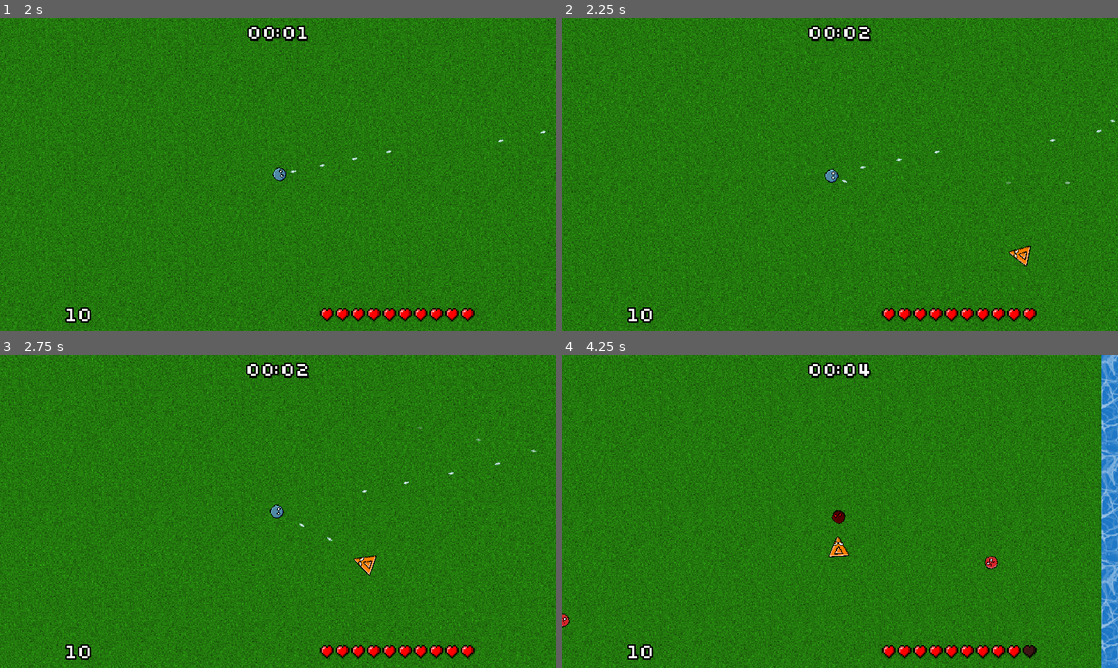
Above: before the commit, frames 1-4 (two rows, left to right).
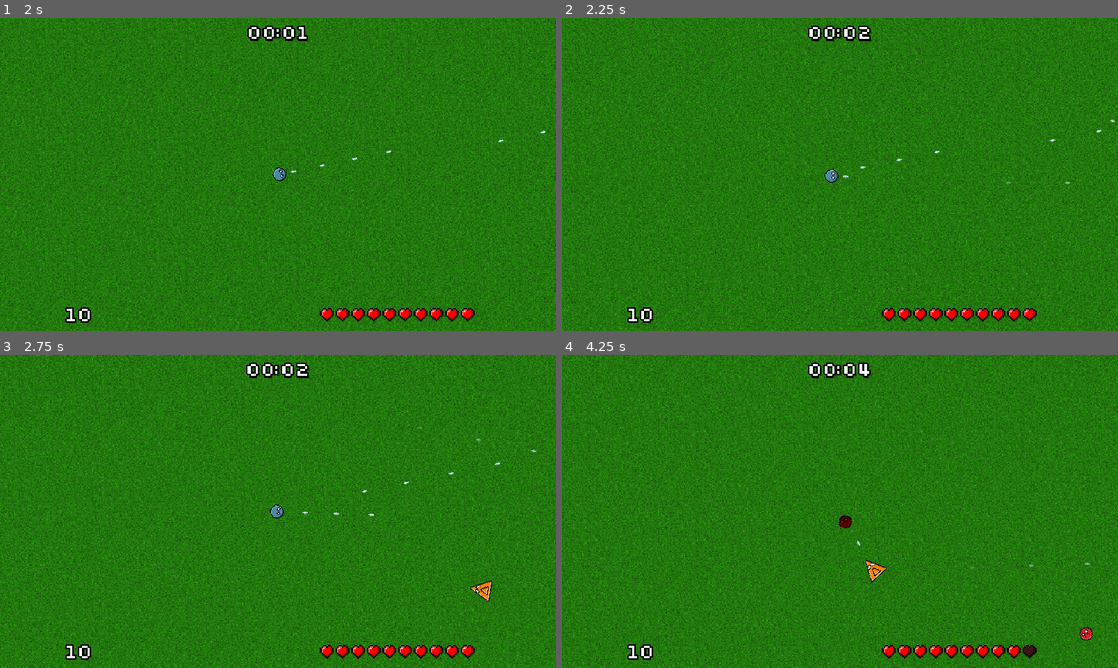
Above: after the commit, the same moments.

Repository: veprogames/top-down-incremental
Game: Godot game, scene res://level/level.tscn
The game is run twice, just before and just after one commit, with the same random seed, the same clock (stepped at 60 frames per second) and the same inputs.
Inputs (mouse positions are in pixels of both pictures, inside the frame that each line leads up to):
- Up to frame 1 (2 s): move the mouse to (305, 174) at 0.52 s; move the mouse to (250, 174) at 1.27 s
- Up to frame 2 (2.25 s): move the mouse to (851, 168) at 2.02 s
- Up to frame 3 (2.75 s): no input
- Up to frame 4 (4.25 s): move the mouse to (834, 517) at 2.77 s; move the mouse to (878, 514) at 3.52 s

Frame 1 is identical in both runs. In frame 2, 0.2% of the frame differs, in the area x 50-85%, y 50-80%; in frame 3, 0.3%; in frame 4, 32%, in the area x 0-100%, y 0-100%.

Commit message:
spawn gems on enemy death, player gem magnet, spawner tweaks

Diff:
--- a/enemy/enemy.gd
+++ b/enemy/enemy.gd
@@ -50,10 +50,25 @@
 	if current_hp <= 0:
 		Events.enemy_died.emit(self)
 		queue_free()
+		spawn_gems.call_deferred()
 
 
 func shoot(bullet: BulletEnemy) -> void:
 	get_tree().current_scene.add_child(bullet)
+
+
+func spawn_gems() -> void:
+	var count: int = randi_range(4, 8)
+	for i: int in count:
+		var v: Vector2 = velocity - knockback_velocity
+		var vel: Vector2 = v.normalized() * randf_range(30, 70)
+		vel += v * randf_range(0.5, 1.5)
+		vel *= -1
+		vel = vel.rotated(randf_range(-PI / 6, PI / 6))
+
+		var gem: Gem = Gem.create_with_velocity(color, vel)
+		gem.position = global_position
+		get_tree().current_scene.add_child(gem)
 
 
 func _on_visible_on_screen_notifier_2d_screen_exited() -> void:
--- /dev/null
+++ b/gem/gem.gd
@@ -0,0 +1,57 @@
+class_name Gem
+extends Area2D
+
+static var GemScene: PackedScene = preload("res://gem/gem.tscn")
+
+const FRICTION: float = 3
+
+var velocity: Vector2 = Vector2.ZERO
+
+## attracted by this node
+var magnet: Node2D
+
+@export var color: Color : set = _set_color
+
+@onready var sprite_2d: Sprite2D = $Sprite2D
+
+
+func _set_color(col: Color) -> void:
+	if not is_node_ready():
+		await ready
+	sprite_2d.modulate = col
+	color = col
+
+
+func _physics_process(delta: float) -> void:
+	position += velocity * delta
+
+	if is_instance_valid(magnet):
+		var distance: Vector2 = magnet.global_position - global_position
+		var speed: float = 20000.0 / distance.length_squared()
+		velocity += (distance).normalized() * speed
+
+	velocity = velocity.lerp(Vector2.ZERO, FRICTION * delta)
+
+
+func _on_body_entered(body: Node2D) -> void:
+	var player: Player = body as Player
+	if player:
+		player.gem_collected.emit(color)
+		queue_free()
+
+
+static func create_with_velocity(col: Color, vel: Vector2) -> Gem:
+	var gem: Gem = Gem.GemScene.instantiate()
+	gem.color = col
+	gem.velocity = vel
+	return gem
+
+
+func _on_area_entered(area: Area2D) -> void:
+	if area.collision_layer & 0b100000:
+		magnet = area
+
+
+func _on_area_exited(area: Area2D) -> void:
+	if area.collision_layer & 0b100000:
+		magnet = null
--- /dev/null
+++ b/gem/gem.tscn
@@ -0,0 +1,22 @@
+[gd_scene load_steps=4 format=3 uid="uid://bs7ojq3udn56q"]
+
+[ext_resource type="Texture2D" uid="uid://ccsvcu03neo4j" path="res://gem/gem.png" id="1_2eujp"]
+[ext_resource type="Script" path="res://gem/gem.gd" id="1_i14xf"]
+
+[sub_resource type="CircleShape2D" id="CircleShape2D_bv2vd"]
+radius = 6.0
+
+[node name="Gem" type="Area2D"]
+collision_layer = 16
+collision_mask = 33
+script = ExtResource("1_i14xf")
+
+[node name="Sprite2D" type="Sprite2D" parent="."]
+texture = ExtResource("1_2eujp")
+
+[node name="CollisionShape2D" type="CollisionShape2D" parent="."]
+shape = SubResource("CircleShape2D_bv2vd")
+
+[connection signal="area_entered" from="." to="." method="_on_area_entered"]
+[connection signal="area_exited" from="." to="." method="_on_area_exited"]
+[connection signal="body_entered" from="." to="." method="_on_body_entered"]
--- a/player/player.gd
+++ b/player/player.gd
@@ -3,6 +3,8 @@
 
 signal took_damage
 signal died
+@warning_ignore("unused_signal") # used for _on_gem_collected
+signal gem_collected(color: Color)
 
 var BulletScene: PackedScene = preload("res://bullet/bullet.tscn")
 
@@ -111,3 +113,8 @@
 
 func _on_died() -> void:
 	queue_free()
+
+
+func _on_gem_collected(color: Color) -> void:
+	var html: String = color.to_html()
+	player_damage.add_multiplier(html, 0.002)
--- a/player/player.tscn
+++ b/player/player.tscn
@@ -9,6 +9,9 @@
 
 [sub_resource type="CircleShape2D" id="CircleShape2D_qfxhs"]
 radius = 8.0
+
+[sub_resource type="CircleShape2D" id="CircleShape2D_c7tk4"]
+radius = 160.0
 
 [node name="Player" type="CharacterBody2D" groups=["player"]]
 collision_mask = 14
@@ -30,5 +33,13 @@
 
 [node name="BulletPodPlayer" parent="." instance=ExtResource("3_tc3r6")]
 
+[node name="Magnet" type="Area2D" parent="."]
+collision_layer = 32
+collision_mask = 0
+
+[node name="CollisionShape2D" type="CollisionShape2D" parent="Magnet"]
+shape = SubResource("CircleShape2D_c7tk4")
+
 [connection signal="died" from="." to="." method="_on_died"]
+[connection signal="gem_collected" from="." to="." method="_on_gem_collected"]
 [connection signal="took_damage" from="." to="." method="_on_took_damage"]
--- a/player/player_damage.gd
+++ b/player/player_damage.gd
@@ -5,10 +5,6 @@
 
 var _map: Dictionary = {}
 var _damage: float = 10.0
-
-
-func _ready() -> void:
-	Events.enemy_died.connect(_on_global_enemy_died)
 
 
 func get_damage() -> float:
@@ -34,8 +30,3 @@
 	assert(_map[color] is float)
 	@warning_ignore("unsafe_cast")
 	set_multiplier(color, (_map[color] as float) + add)
-
-
-func _on_global_enemy_died(enemy: Enemy) -> void:
-	var html: String = enemy.color.to_html()
-	add_multiplier(html, 0.01)
--- a/spawner/level_spawner.gd
+++ b/spawner/level_spawner.gd
@@ -10,7 +10,8 @@
 
 
 func _on_timer_timeout() -> void:
-	var tier: int = EnemyFactory.get_random_tier(level.time)
-	var enemy: Enemy = EnemyFactory.create_random(tier)
-	enemy.position = player.position + 500 * Vector2.RIGHT.rotated(randf() * TAU)
-	level.add_child(enemy)
+	if is_instance_valid(player):
+		var tier: int = EnemyFactory.get_random_tier(level.time)
+		var enemy: Enemy = EnemyFactory.create_random(tier)
+		enemy.position = player.position + 500 * Vector2.RIGHT.rotated(randf() * TAU)
+		level.add_child(enemy)
--- a/spawner/level_spawner.tscn
+++ b/spawner/level_spawner.tscn
@@ -6,7 +6,7 @@
 script = ExtResource("1_yrem1")
 
 [node name="Timer" type="Timer" parent="."]
-wait_time = 0.3
+wait_time = 0.6
 autostart = true
 
 [connection signal="timeout" from="Timer" to="." method="_on_timer_timeout"]
Binary file added: gem/gem.png
Not shown, added: gem/gem.png.import
Not shown: 1 places in player/player.tscn that only renumber resources
